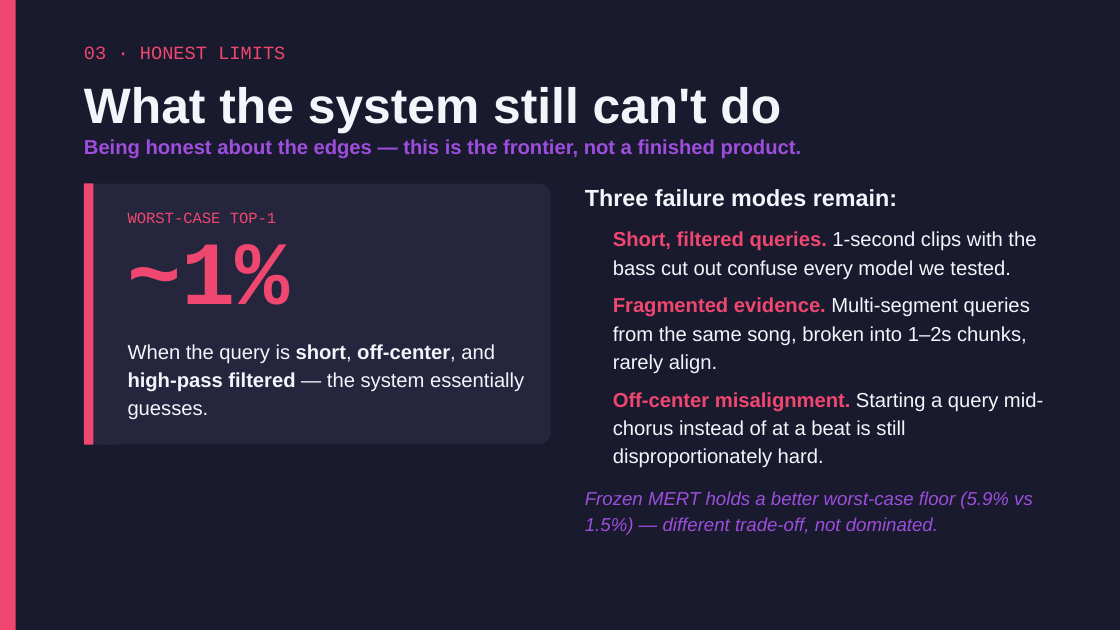
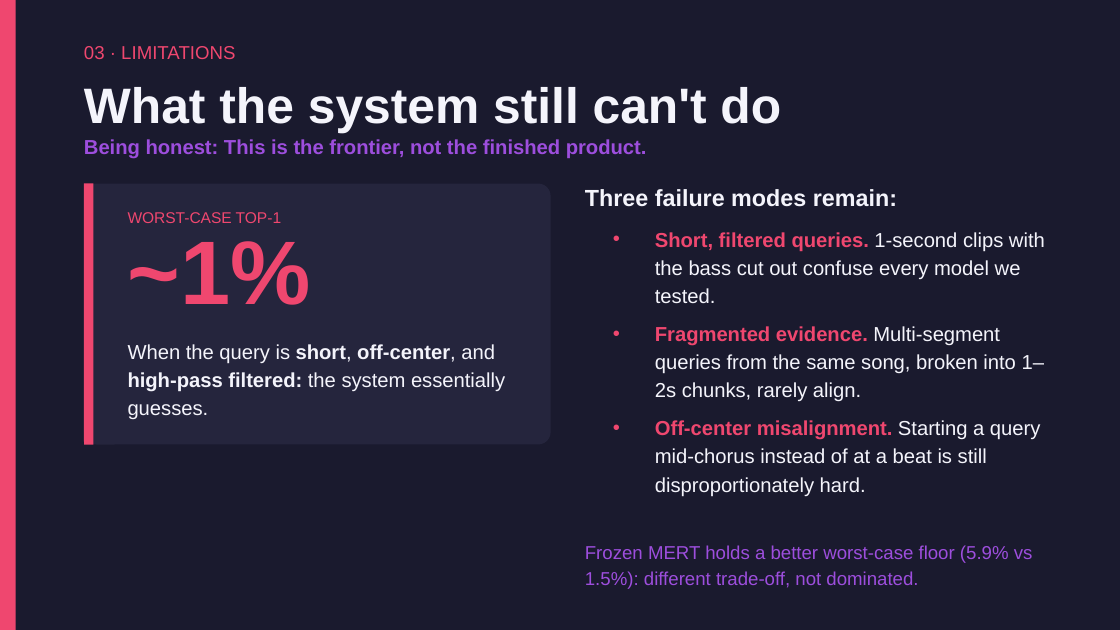
Before and after one commit to Ari-S-123/transformer-fingerprinting, a slide deck: slide 15 of Transformer-Fingerprinting-Presentation.pptx. Drawn at 1120x630 pixels with LibreOffice and Linux fonts; fonts in the diff are those of the drawing. Boxes give left, top, right and bottom in pixels: in the first picture for what was removed or moved away, otherwise in the second. Text is boxed around its words. In the diff, an @@ line names an element or a change of style, - is before the commit and + after.

```diff
--- a/Transformer-Fingerprinting-Presentation.pptx
+++ b/Transformer-Fingerprinting-Presentation.pptx
@@ text at <box>84,46,235,59</box>: text changed; font Courier New to Arial @@
-03 · HONEST LIMITS
+03 · LIMITATIONS
@@ text at <box>84,139,647,159</box>: text changed @@
-Being honest about the edges — this is the frontier, not a finished product.
+Being honest: This is the frontier, not the finished product.
@@ text "WORST-CASE TOP-1" at <box>128,212,281,223</box>: font Courier New to Arial @@
@@ text "~1%" at <box>128,241,311,305</box>: font Courier New to Arial @@
@@ text "Short, filtered queries. 1-second clips ..." rewrapped from <box>613,231,1043,468</box> to <box>655,232,1045,497</box> @@
@@ text at <box>128,344,505,419</box>: text changed @@
-When the query is short, off-center, and high-pass filtered — the system essentially guesses.
+When the query is short, off-center, and high-pass filtered: the system essentially guesses.
@@ text at <box>585,545,1033,589</box>: text changed; italic off @@
-Frozen MERT holds a better worst-case floor (5.9% vs 1.5%) — different trade-off, not dominated.
+Frozen MERT holds a better worst-case floor (5.9% vs 1.5%): different trade-off, not dominated.
```
Also in this commit, not shown: 17 other slides changed.
